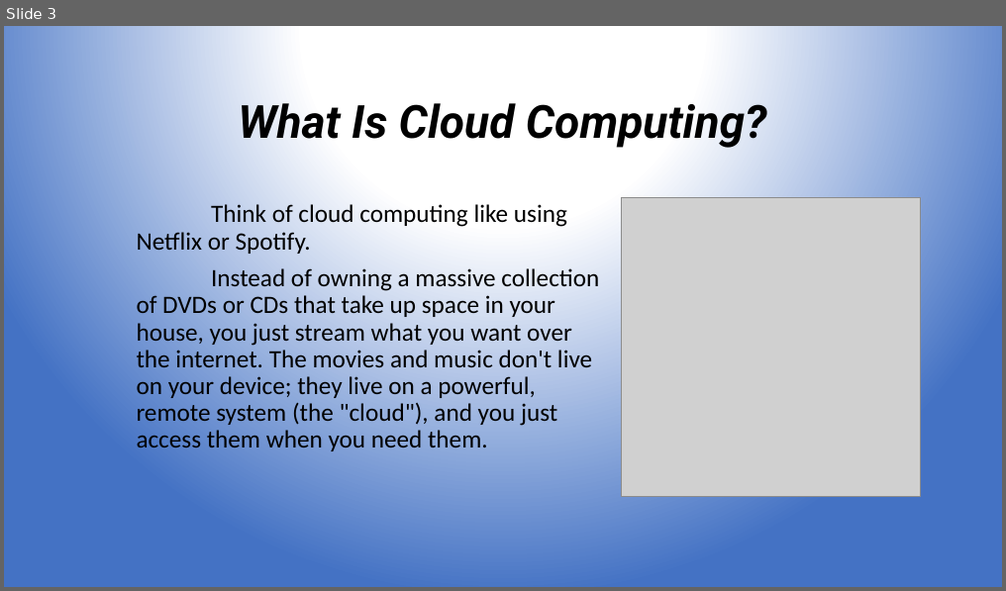
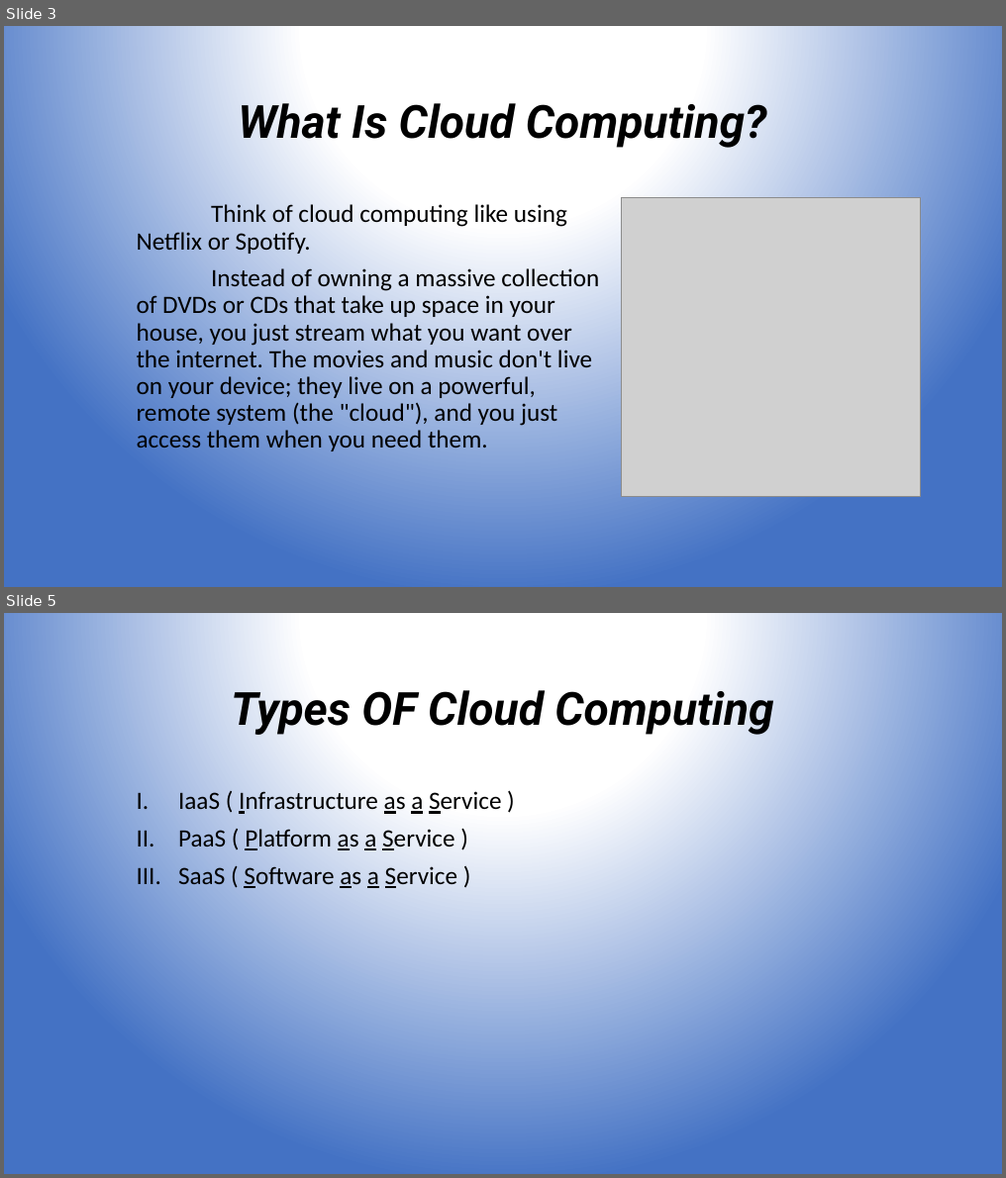
Before and after one commit to MediaHouseBlog/ICT-Assignment, a slide deck: The Role of Cloud Computing in Modern Business.pptx. Shown one above the other, each under a label of ours: slide 3 before the commit, slides 3 and 5 after it; the slides between them are not shown. The pictures are 1006x591 and 1006x1178 pixels, drawn with LibreOffice and Linux fonts; fonts in the diff are those of the drawing; grey boxes stand for pictures. Boxes give left, top, right and bottom in pixels: in the first picture for what was removed or moved away, otherwise in the second. Text is boxed around its words. In the diff, an @@ line names an element or a change of style, - is before the commit and + after.

```diff
--- a/The Role of Cloud Computing in Modern Business.pptx
+++ b/The Role of Cloud Computing in Modern Business.pptx
@@ slide 5 added at (x1=4, y1=613, x2=1002, y2=1174), background gradient #FFFFFF to #4472C4 @@
@@ title added at (x1=231, y1=690, x2=773, y2=735), 44 pt, text #000000, bold, italic @@
+Types OF Cloud Computing
@@ subtitle added at (x1=178, y1=791, x2=501, y2=888), 24 pt, text #000000 @@
+I. IaaS ( Infrastructure as a Service )
+II. PaaS ( Platform as a Service )
+III. SaaS ( Software as a Service )
```
Also in this commit, not shown: 2 other slides added.
